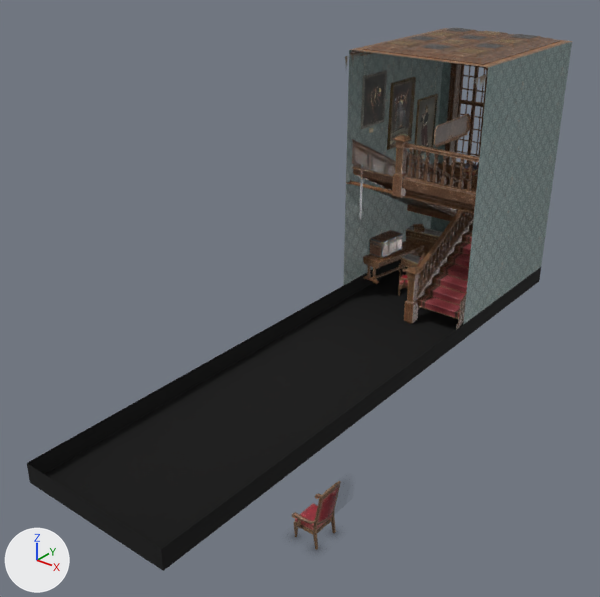
One commit to the glTF model src/assets/models/mansion.gltf: the scene before it, then after it.
Both versions are drawn from a 50 mm lens placed at (7.61, -5.33, 10.44), pointed at (-3.39, 8.42, 1.91). The axes (+X, +Y, +Z) are drawn at lower left. The lights are the same throughout. Where no turn or scale is listed for an object, it has been applied to the vertices.
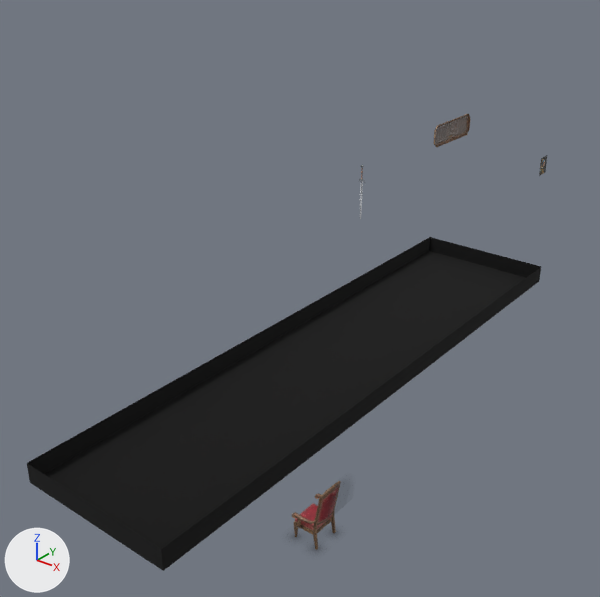
Pixel boxes (x1, y1, x2, y2) of what changed, in the pictures (600 x 597 px):
'wall_stairs', deleted
    before: (343, 42, 572, 325)
'stairs_steps', deleted
    before: (352, 167, 473, 320)
'ceiling_stairs_center', deleted
    before: (378, 28, 546, 58)
'picture_canvas_stairs', deleted (black)
    before: (363, 74, 435, 159)
'railing_base', deleted
    before: (402, 176, 476, 310)
'ceiling_stairs_edge', deleted
    before: (350, 28, 572, 67)
'railing_baluster', deleted
    before: (406, 149, 474, 291)
'window_frame', deleted
    before: (445, 62, 487, 172)
'railing_newel', deleted
    before: (392, 135, 478, 324)
'wainscot_stairs', deleted
    before: (352, 139, 478, 330)
'window_glass', deleted
    before: (456, 65, 486, 165)
'railing_handrail', deleted
    before: (404, 143, 480, 273)
'library_table_stairs', deleted
    before: (363, 224, 425, 284)
'box_stairs', deleted
    before: (369, 230, 403, 258)
'stairs_back', deleted
    before: (346, 180, 450, 221)
'buffet_stairs', deleted
    before: (406, 225, 444, 260)
'picture_frame_gold_stairs', deleted (black)
    before: (387, 77, 416, 150)
'picture_frame_silver_stairs', deleted
    before: (360, 70, 387, 129)
'picture_frame_black_stairs', deleted
    before: (414, 94, 438, 156)
'console_table_stairs', deleted
    before: (399, 253, 429, 282)
'chair_stairs', deleted
    before: (398, 252, 425, 296)
'decal_wall_stairs', deleted
    before: (345, 52, 488, 101)
'picture_rail_stairs', deleted
    before: (360, 52, 437, 100)
'cornice_stairs', deleted
    before: (349, 46, 572, 74)
'cat_cloth', deleted
    before: (459, 167, 477, 175)
'cat', deleted
    before: (465, 163, 477, 170)

Diff of the bpy script that builds the scene:
```diff
--- a/src/assets/models/mansion.gltf.py
+++ b/src/assets/models/mansion.gltf.py
@@ ob_wall_stairs @@
-ob_wall_stairs = bpy.data.objects.new('wall_stairs', me_wall_stairs)
@@ ob_ceiling_stairs_center @@
-ob_ceiling_stairs_center = bpy.data.objects.new('ceiling_stairs_center', me_ceiling_2_center_001)
@@ ob_ceiling_stairs_edge @@
-ob_ceiling_stairs_edge = bpy.data.objects.new('ceiling_stairs_edge', me_ceiling_2_edge_001)
@@ ob_cornice_stairs @@
-ob_cornice_stairs = bpy.data.objects.new('cornice_stairs', me_cornice_2_001)
@@ ob_wainscot_stairs @@
-ob_wainscot_stairs = bpy.data.objects.new('wainscot_stairs', me_wainscot_2_001)
@@ ob_window_frame @@
-ob_window_frame = bpy.data.objects.new('window_frame', me_window_frame)
@@ ob_railing_baluster @@
-ob_railing_baluster = bpy.data.objects.new('railing_baluster', me_railing_baluster)
@@ ob_railing_base @@
-ob_railing_base = bpy.data.objects.new('railing_base', me_railing_base)
@@ ob_railing_handrail @@
-ob_railing_handrail = bpy.data.objects.new('railing_handrail', me_railing_handrail)
@@ ob_railing_newel @@
-ob_railing_newel = bpy.data.objects.new('railing_newel', me_railing_newel)
@@ ob_stairs_back @@
-ob_stairs_back = bpy.data.objects.new('stairs_back', me_stairs_back)
@@ ob_stairs_steps @@
-ob_stairs_steps = bpy.data.objects.new('stairs_steps', me_stairs_steps)
@@ ob_library_table_stairs @@
-ob_library_table_stairs = bpy.data.objects.new('library_table_stairs', me_library_table_001)
@@ ob_buffet_stairs @@
-ob_buffet_stairs = bpy.data.objects.new('buffet_stairs', me_buffet_1_001)
@@ ob_console_table_stairs @@
-ob_console_table_stairs = bpy.data.objects.new('console_table_stairs', me_console_table_001)
@@ ob_chair_stairs @@
-ob_chair_stairs = bpy.data.objects.new('chair_stairs', me_chair_1_001)
@@ ob_picture_frame_silver_stairs @@
-ob_picture_frame_silver_stairs = bpy.data.objects.new('picture_frame_silver_stairs', me_picture_frame_silver_2_001)
@@ ob_picture_frame_gold_stairs @@
-ob_picture_frame_gold_stairs = bpy.data.objects.new('picture_frame_gold_stairs', me_picture_frame_gold_2_001)
@@ ob_picture_frame_black_stairs @@
-ob_picture_frame_black_stairs = bpy.data.objects.new('picture_frame_black_stairs', me_picture_frame_black_2_001)
@@ ob_picture_canvas_stairs @@
-ob_picture_canvas_stairs = bpy.data.objects.new('picture_canvas_stairs', me_picture_canvas_2_001)
@@ ob_cat @@
-ob_cat = bpy.data.objects.new('cat', me_cat)
@@ ob_cat_cloth @@
-ob_cat_cloth = bpy.data.objects.new('cat_cloth', me_cat_cloth)
@@ ob_box_stairs @@
-ob_box_stairs = bpy.data.objects.new('box_stairs', me_cube_031)
@@ ob_picture_rail_stairs @@
-ob_picture_rail_stairs = bpy.data.objects.new('picture_rail_stairs', me_cylinder_028)
@@ ob_decal_wall_stairs @@
-ob_decal_wall_stairs = bpy.data.objects.new('decal_wall_stairs', me_decal_wall_2_001)
@@ ob_window_glass @@
-ob_window_glass = bpy.data.objects.new('window_glass', me_window_glass)
```
